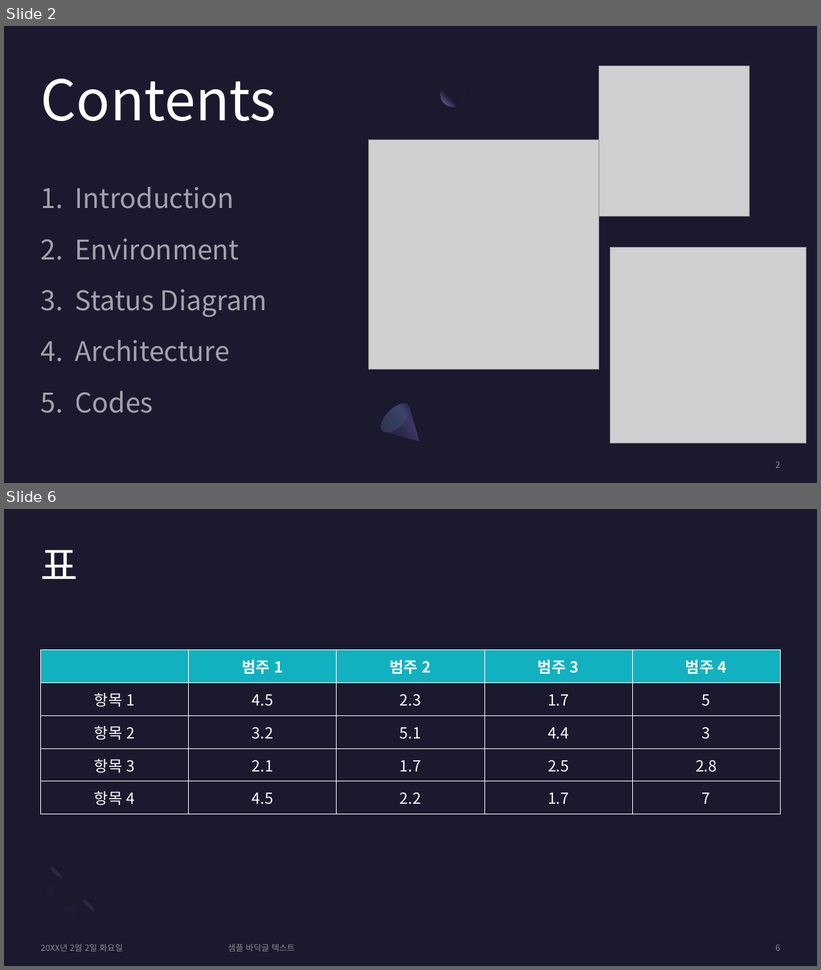
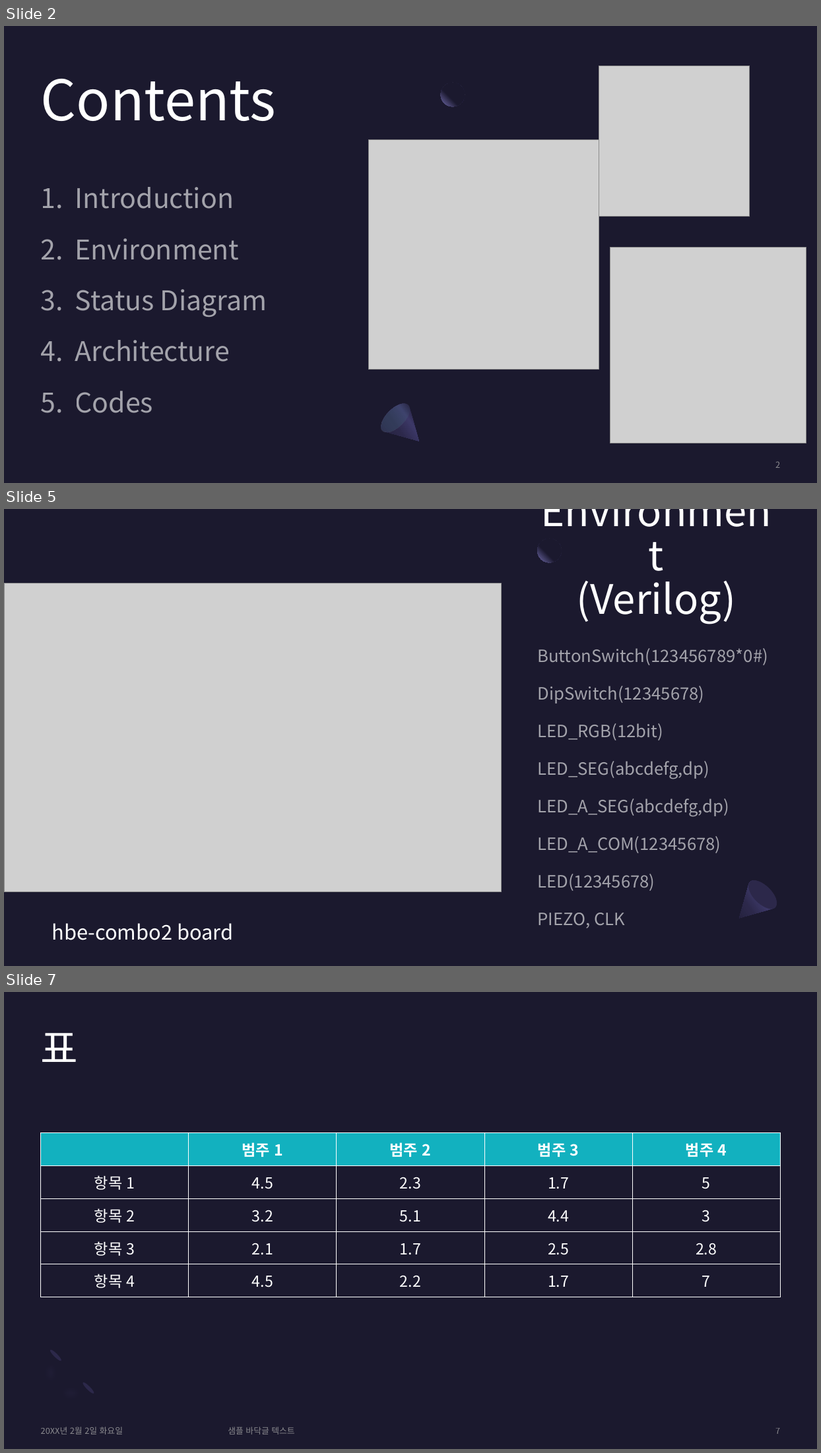
Before and after one commit to sanggusbab/rhythmgame-verilog-assembly, a slide deck: Rhythm Game.pptx. Shown one above the other, each under a label of ours: slides 2 and 6 before the commit, slides 2, 5 and 7 after it; the slides between them are not shown. The pictures are 821x970 and 821x1453 pixels, drawn with LibreOffice and Linux fonts; fonts in the diff are those of the drawing; grey boxes stand for pictures. Boxes give left, top, right and bottom in pixels: in the first picture for what was removed or moved away, otherwise in the second. Text is boxed around its words. In the diff, an @@ line names an element or a change of style, - is before the commit and + after.

```diff
--- a/Rhythm Game.pptx
+++ b/Rhythm Game.pptx
@@ slide 5 added at (x1=4, y1=509, x2=817, y2=966), background #1B192E @@
@@ ellipse added at (x1=538, y1=539, x2=562, y2=562), fill gradient #1B192E to #7771B2 @@
@@ picture added at (x1=4, y1=583, x2=501, y2=892) @@
@@ title added at (x1=577, y1=581, x2=736, y2=625), 48 pt, text #FFFFFF @@
+Environment
+(Verilog)
@@ text added at (x1=537, y1=648, x2=768, y2=929), 20 pt, text #FFFFFF at 60% opacity @@
+ButtonSwitch(123456789*0#)
+DipSwitch(12345678)
+LED_RGB(12bit)
+LED_SEG(abcdefg,dp)
+LED_A_SEG(abcdefg,dp)
+LED_A_COM(12345678)
+LED(12345678)
+PIEZO, CLK
@@ freeform shape added at (x1=727, y1=876, x2=782, y2=931), fill gradient #2C284A to #3C3867 to #1B192E @@
@@ ellipse added at (x1=744, y1=875, x2=782, y2=914), fill #2C284A @@
@@ text added at (x1=52, y1=923, x2=233, y2=941), 24 pt, text #FFFFFF @@
+hbe-combo2 board
@@ what was slide 6 is now slide 7 @@
@@ page number at (x1=776, y1=1428, x2=780, y2=1434): text changed @@
-6
+7
```
Also in this commit, not shown: 2 slides changed, 1 other slide added, 1 slide removed, 1 other file.
